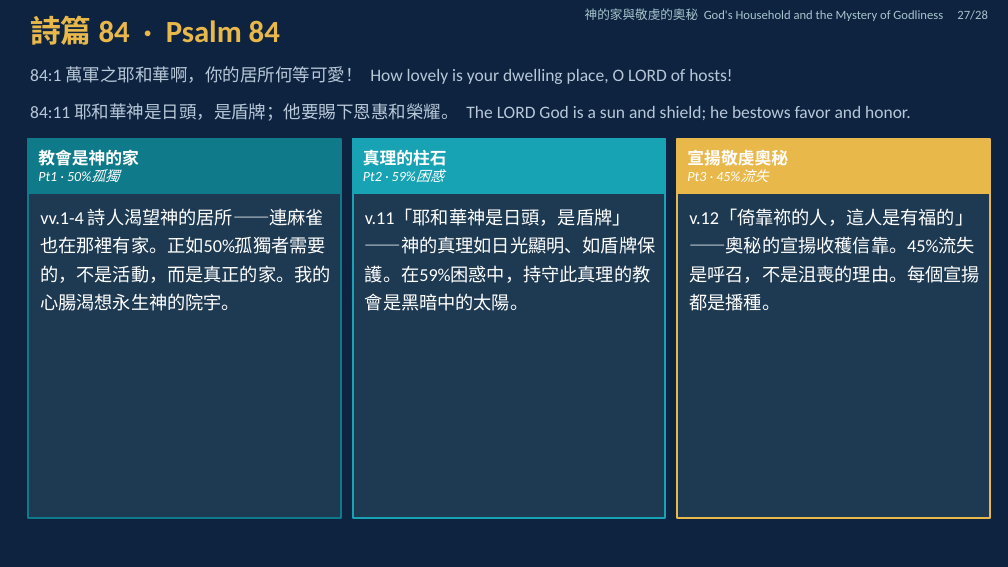
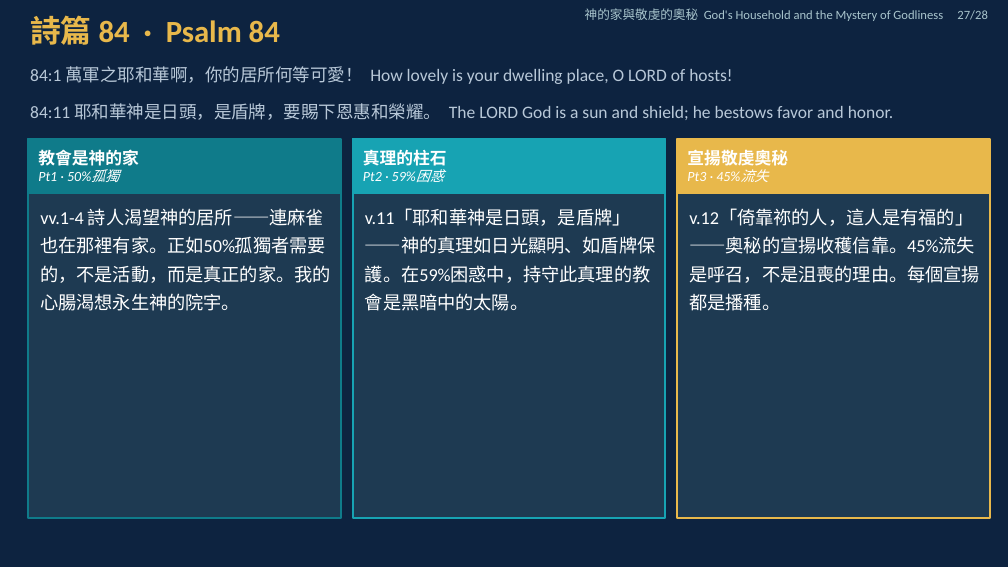
Before and after one commit to sauchilee/sauchilee.github.io, a slide deck: slide 27 of preaching/提摩太前書三章15-16節_神的家與敬虔的奧秘.pptx. Drawn at 1008x567 pixels with LibreOffice and Linux fonts; fonts in the diff are those of the drawing. Boxes give left, top, right and bottom in pixels: in the first picture for what was removed or moved away, otherwise in the second. Text is boxed around its words. In the diff, an @@ line names an element or a change of style, - is before the commit and + after.

```diff
--- a/preaching/提摩太前書三章15-16節_神的家與敬虔的奧秘.pptx
+++ b/preaching/提摩太前書三章15-16節_神的家與敬虔的奧秘.pptx
@@ text at (30, 103, 894, 120): text changed @@
-84:11 耶和華神是日頭，是盾牌；他要賜下恩惠和榮耀。 The LORD God is a sun and shield; he bestows favor and honor.
+84:11 耶和華神是日頭，是盾牌，要賜下恩惠和榮耀。 The LORD God is a sun and shield; he bestows favor and honor.
```
Also in this commit, not shown: 4 other slides changed, 15 other files.
